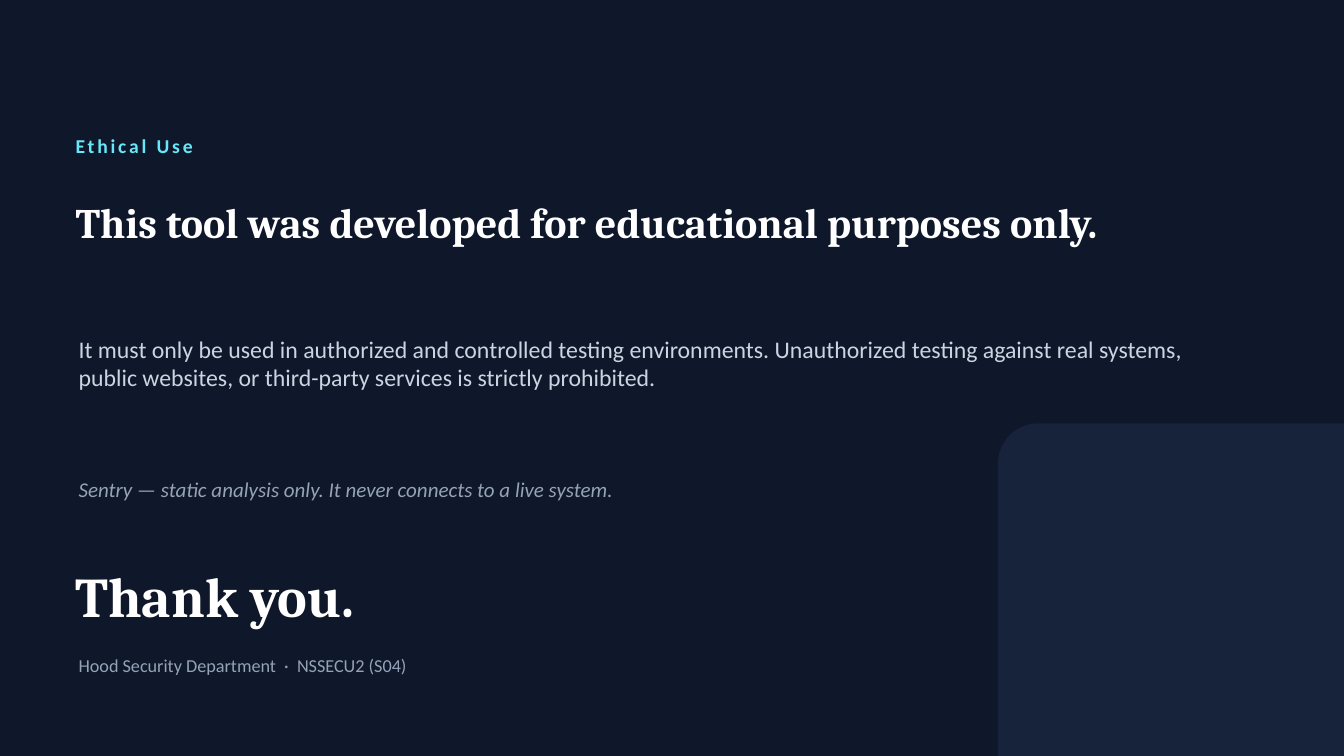
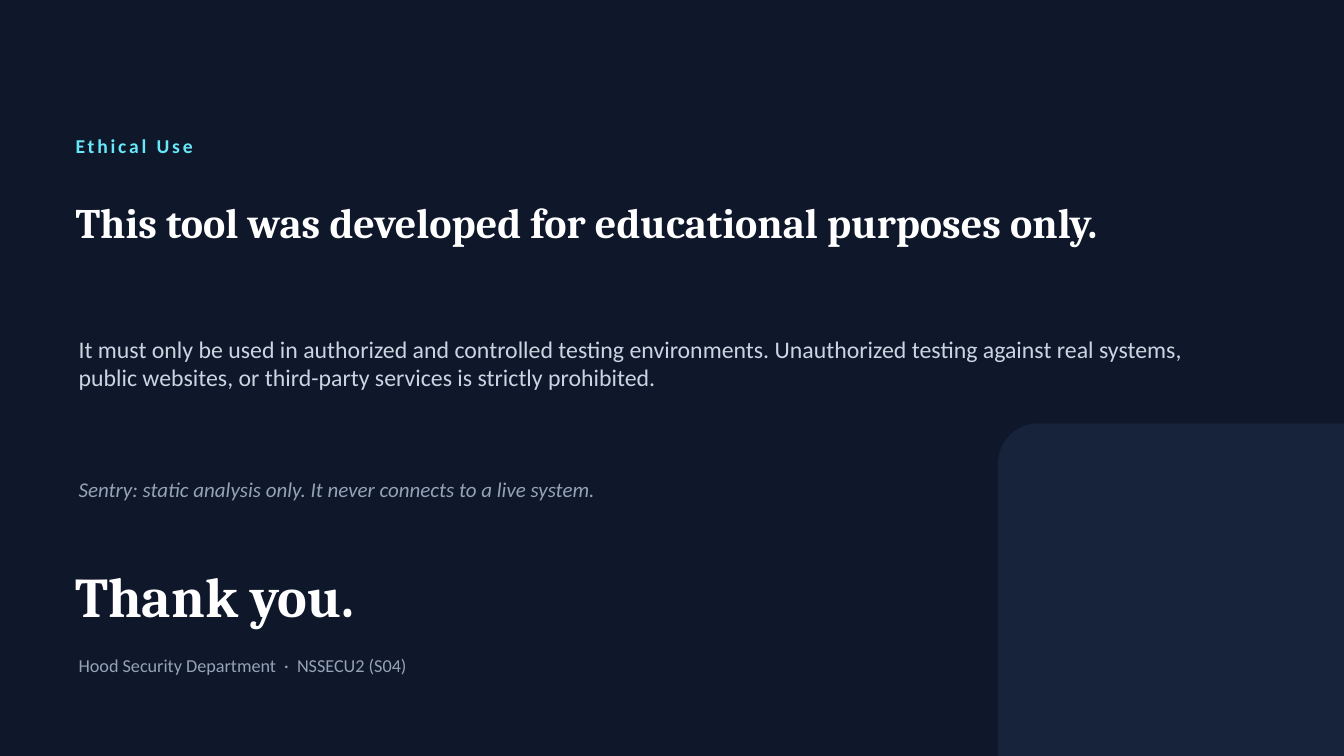
Before and after one commit to Enzo-user/Sentry, a slide deck: slide 11 of 3_Presentation/Sentry_Presentation.pptx. Drawn at 1344x756 pixels with LibreOffice and Linux fonts; fonts in the diff are those of the drawing. Boxes give left, top, right and bottom in pixels: in the first picture for what was removed or moved away, otherwise in the second. Text is boxed around its words. In the diff, an @@ line names an element or a change of style, - is before the commit and + after.

```diff
--- a/3_Presentation/Sentry_Presentation.pptx
+++ b/3_Presentation/Sentry_Presentation.pptx
@@ text at (79,482,595,501): text changed @@
-Sentry — static analysis only. It never connects to a live system.
+Sentry: static analysis only. It never connects to a live system.
```
Also in this commit, not shown: 6 other slides changed, 1 other file.
